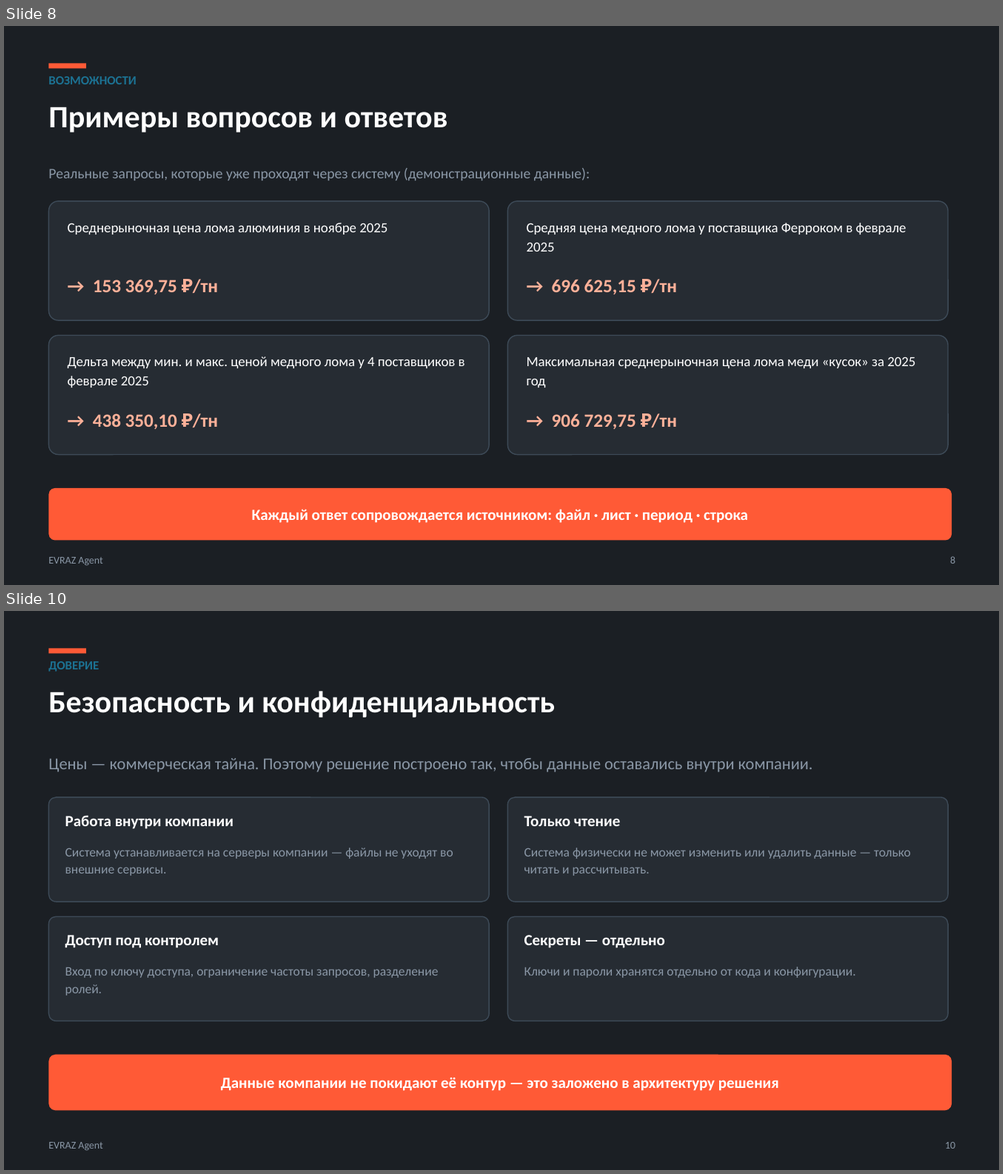
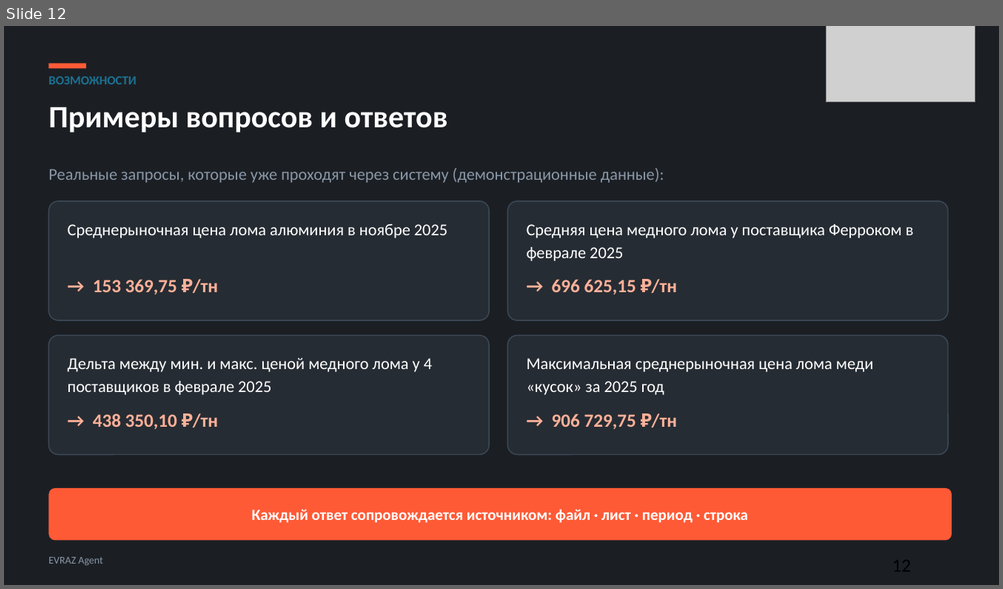
Before and after one commit to kostIT13/EVRAZ_ExcelAgent, a slide deck: data/EVRAZ_Agent_defense.pptx. Shown one above the other, each under a label of ours: slides 8 and 10 before the commit, slide 12 after it; the slides between them are not shown. The pictures are 1003x1174 and 1003x589 pixels, drawn with LibreOffice and Linux fonts; fonts in the diff are those of the drawing; grey boxes stand for pictures. Boxes give left, top, right and bottom in pixels: in the first picture for what was removed or moved away, otherwise in the second. Text is boxed around its words. In the diff, an @@ line names an element or a change of style, - is before the commit and + after.

```diff
--- a/data/EVRAZ_Agent_defense.pptx
+++ b/data/EVRAZ_Agent_defense.pptx
@@ slide 10 removed at [4,611,999,1170], background #FFFFFF @@
@@ rectangle removed at [4,611,999,1170] @@
@@ rectangle removed at [48,648,86,653] @@
@@ text removed at [48,661,99,672] @@
-ДОВЕРИЕ
@@ text removed at [48,691,555,718] @@
-Безопасность и конфиденциальность
@@ text removed at [48,758,813,772] @@
-Цены — коммерческая тайна. Поэтому решение построено так, чтобы данные оставались внутри компании.
@@ rounded rectangle removed at [48,797,489,902] @@
@@ rounded rectangle removed at [508,797,948,902] @@
@@ text removed at [65,815,233,829] @@
-Работа внутри компании
@@ text removed at [524,816,620,826] @@
-Только чтение
@@ text removed at [65,848,453,876] @@
-Система устанавливается на серверы компании — файлы не уходят во внешние сервисы.
@@ text removed at [524,848,910,876] @@
-Система физически не может изменить или удалить данные — только читать и рассчитывать.
@@ rounded rectangle removed at [48,917,489,1022] @@
@@ rounded rectangle removed at [508,917,948,1022] @@
@@ text removed at [65,935,219,948] @@
-Доступ под контролем
@@ text removed at [524,935,665,948] @@
-Секреты — отдельно
@@ text removed at [65,968,438,996] @@
-Вход по ключу доступа, ограничение частоты запросов, разделение ролей.
@@ text removed at [524,967,856,978] @@
-Ключи и пароли хранятся отдельно от кода и конфигурации.
@@ rounded rectangle removed at [48,1055,951,1111] @@
@@ text removed at [221,1078,779,1091] @@
-Данные компании не покидают её контур — это заложено в архитектуру решения
@@ text removed at [48,1142,102,1151] @@
-EVRAZ Agent
@@ text removed at [945,1142,955,1149] @@
-10
@@ what was slide 8 is now slide 12 @@
@@ slide 12 changed as well @@
@@ picture added at [826,26,976,102] @@
@@ text "Реальные запросы, которые уже проходят ..." at [48,168,664,183]: size 14 to 16 pt @@
@@ size 13.5 to 16 pt in 4 elements at [526,224,913,261], [68,358,432,395], [526,358,873,395], [68,224,447,238] @@
@@ text removed at [950,557,955,564] @@
-8
```
Also in this commit, not shown: 7 other slides changed, 5 slides added, 7 other slides removed, 37 other files.
